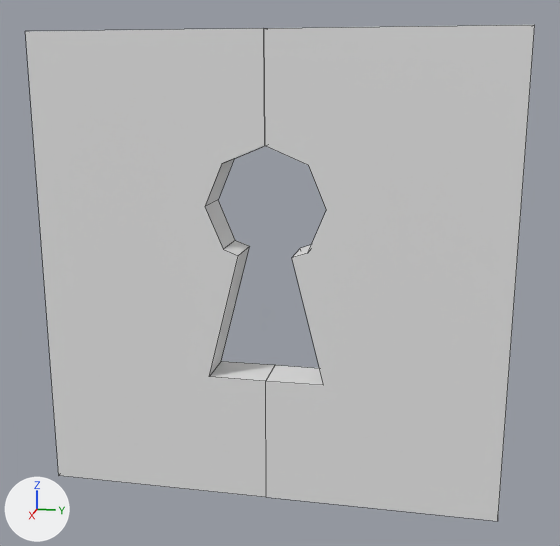
What one commit did to the Blender file Assets/Project/Models/doorKey_blender.blend.
Camera for both pictures: a 50 mm camera at (15.8, 3.38, 8.99) aimed at (-0.05, 0.21, 5.03). Lighting does not change. The marker at lower left points along +X, +Y and +Z. Mesh edges are drawn as thin lines.

In view in the first picture: 'DoorLeft', 'DoorRight'.
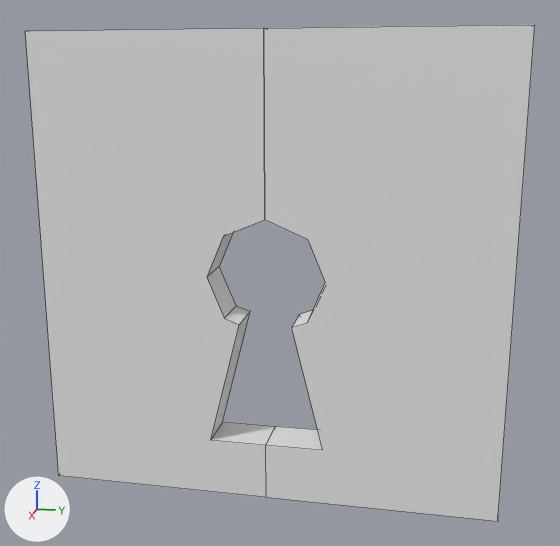
What differs and where, as boxes [x1, y1, x2, y2] in the pictures (560 x 546 px; the box of a moved part takes in the faces that stretch with it):
part 1 of me_cube_004, moved or reshaped: [202, 56, 275, 473] in both
part 2 of me_cube_001, moved or reshaped: [264, 56, 330, 473] in both

The change, as a diff of the scene's bpy script:
```diff
--- a/Assets/Project/Models/doorKey_blender.blend.py
+++ b/Assets/Project/Models/doorKey_blender.blend.py
@@ me_cube_004 @@
 me_cube_004.from_pydata(...)  # 22 vertices, 13 faces; spans x -1.0..1.0, y 0.0..2.0, z -1.0..1.0
 # used by ob_doorleft; location = (0.0, 0.0, 5.0); rotation_euler = (0.0, 0.0, 3.142), in degrees (0, 0, 180); scale = (0.5, 2.5, 5.0)
+# me_cube_004 part 1: all 14 vertices in x -1.0..1.0, y 0.0..0.51, z -0.45..0.55 are moved by (0.0, 0.0, -0.3)
@@ me_cube_001 @@
 me_cube_001.from_pydata(...)  # 22 vertices, 13 faces; spans x -1.0..1.0, y 0.0..2.0, z -1.0..1.0
 # used by ob_doorright; location = (0.0, 0.0, 5.0); scale = (0.5, 2.5, 5.0)
+# me_cube_001 part 2: all 14 vertices in x -1.0..1.0, y 0.0..0.51, z -0.45..0.55 are moved by (0.0, 0.0, -0.3)
```
